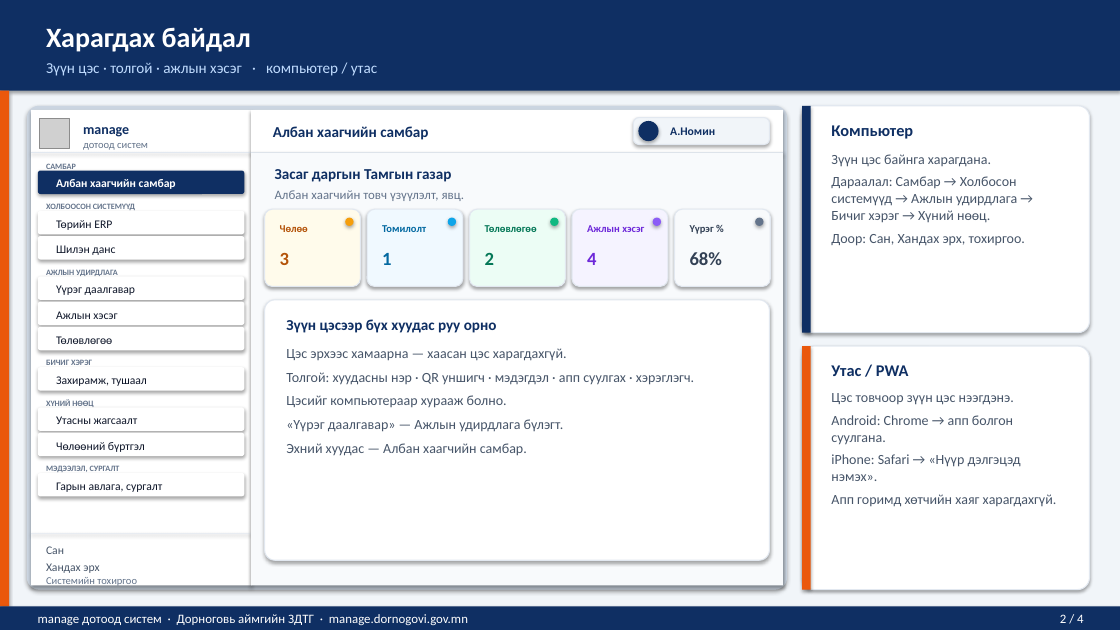
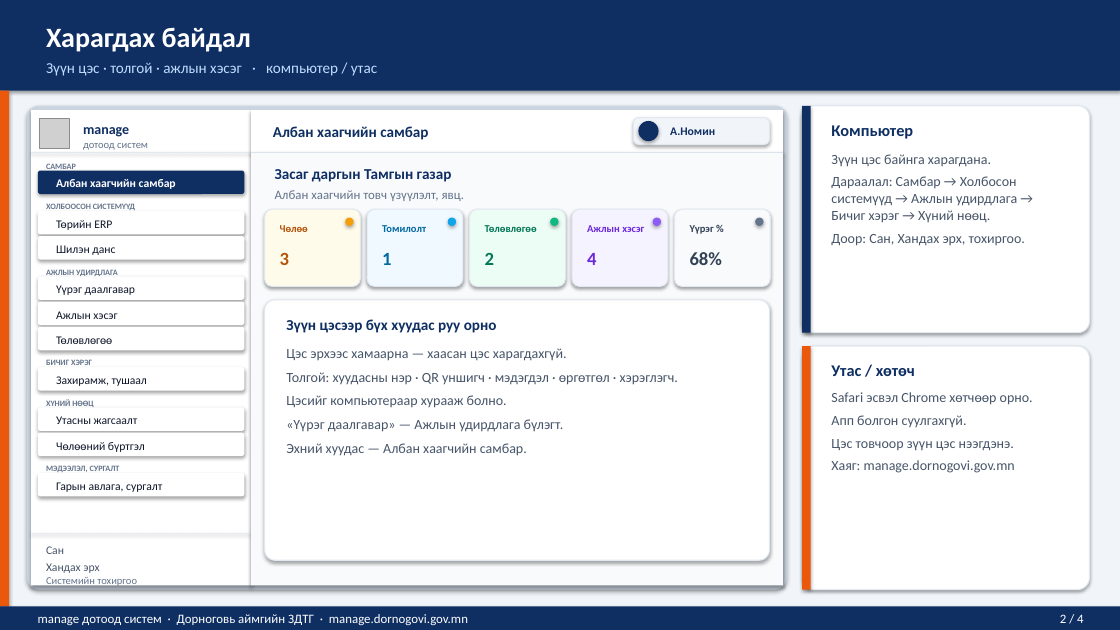
Before and after one commit to Boldsaikhan/manage.dornogovi, a slide deck: slide 2 of docs/manage-dotood-sistem-surgalt.pptx. Drawn at 1120x630 pixels with LibreOffice and Linux fonts; fonts in the diff are those of the drawing; grey boxes stand for pictures. Boxes give left, top, right and bottom in pixels: in the first picture for what was removed or moved away, otherwise in the second. Text is boxed around its words. In the diff, an @@ line names an element or a change of style, - is before the commit and + after.

```diff
--- a/docs/manage-dotood-sistem-surgalt.pptx
+++ b/docs/manage-dotood-sistem-surgalt.pptx
@@ text at bbox=[286, 372, 678, 385]: text changed @@
-Толгой: хуудасны нэр · QR уншигч · мэдэгдэл · апп суулгах · хэрэглэгч.
+Толгой: хуудасны нэр · QR уншигч · мэдэгдэл · өргөтгөл · хэрэглэгч.
@@ text at bbox=[831, 365, 915, 376]: text changed @@
-Утас / PWA
+Утас / хөтөч
@@ text at bbox=[831, 392, 1033, 428]: paragraphs added @@
+Safari эсвэл Chrome хөтчөөр орно.
+Апп болгон суулгахгүй.
@@ text at bbox=[831, 460, 1015, 473]: text changed @@
-Android: Chrome → апп болгон суулгана.
-iPhone: Safari → «Нүүр дэлгэцэд нэмэх».
-Апп горимд хөтчийн хаяг харагдахгүй.
+Хаяг: manage.dornogovi.gov.mn
```
Also in this commit, not shown: 9 other files.
